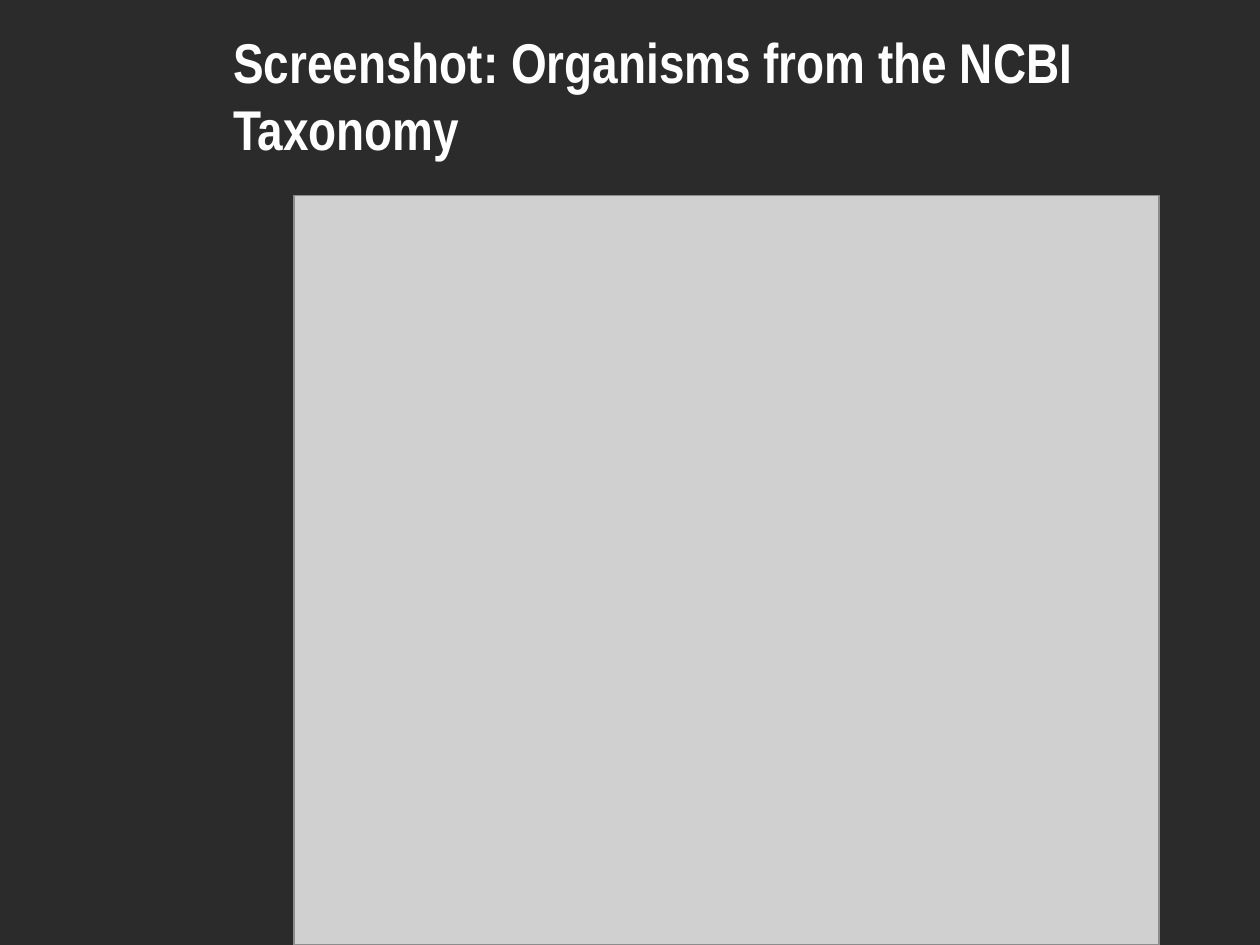
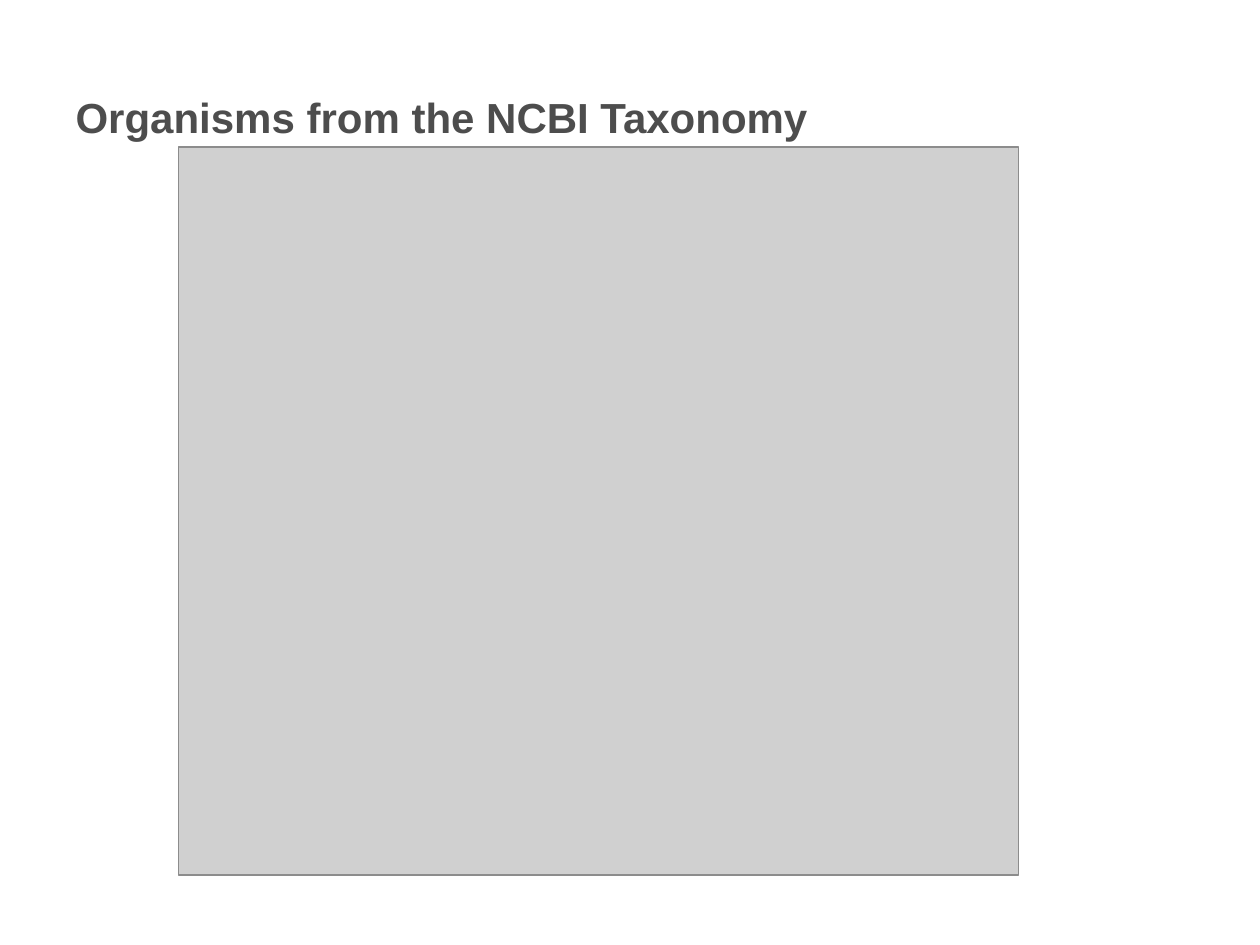
Before and after one commit to NCIP/caarray-docs, a slide deck: slide 5 of project_management/open_meetings/ICR_WS_Meeting_2011_10_12.pptx. Drawn at 1260x945 pixels with LibreOffice and Linux fonts; fonts in the diff are those of the drawing; grey boxes stand for pictures; background and template pictures are left out; a plain dark background stands for a picture behind light text. Boxes give left, top, right and bottom in pixels: in the first picture for what was removed or moved away, otherwise in the second. Text is boxed around its words. In the diff, an @@ line names an element or a change of style, - is before the commit and + after.

```diff
--- a/project_management/open_meetings/ICR_WS_Meeting_2011_10_12.pptx
+++ b/project_management/open_meetings/ICR_WS_Meeting_2011_10_12.pptx
@@ background picture (left out) to #FFFFFF @@
@@ title at (76, 102, 807, 141): text changed; size 32 to 24 pt; font Arial Narrow to Arial; text colour #FFFFFF to #4D4D4D @@
-Screenshot: Organisms from the NCBI Taxonomy
+Organisms from the NCBI Taxonomy
@@ picture: place and size @@
-picture at (294, 195, 1159, 945)
+picture at (179, 147, 1019, 876)
@@ page number added at (32, 901, 147, 935), 10 pt, text #FFFFFF, bold @@
+5
```
Also in this commit, not shown: 6 other slides changed, 2 slides added, 3 slides removed.
